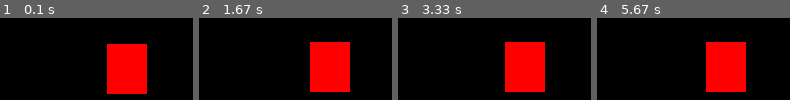
Above: before the commit, frames 1-4 (left to right).
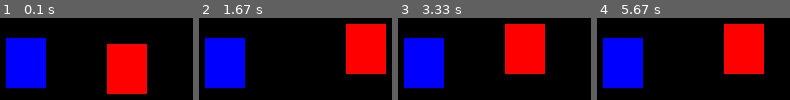
Above: after the commit, the same moments.

Repository: Anttonino/pygame-study
Game: pygame game, started from main.py
The game is run twice, just before and just after one commit, with the same random seed, the same clock (stepped at 60 frames per second) and the same inputs.
Inputs:
- Up to frame 1 (0.1 s): no input
- Up to frame 2 (1.67 s): hold D 0.33-0.8 s; hold W 0.83-1.13 s; hold D 1.17-1.63 s
- Up to frame 3 (3.33 s): hold A 1.67-2.2 s; hold S 2.23-2.53 s; hold A 2.57-2.97 s; hold W from 3 s (still down)
- Up to frame 4 (5.67 s): release W at 3.37 s; hold D 3.4-4.03 s; hold S 4.07-4.43 s; hold A 4.47-4.93 s; hold D 4.97-5.43 s; hold W from 5.47 s (still down)

The runs differ from the first frame. In frame 1, 13% of the frame differs, in the area x 3-24%, y 24-86%; in frame 2, 36%, in the area x 3-97%, y 7-91%; in frame 3, 22%; in frame 4, 29%.

Commit message:
:sparkles: feat: create new object with collision

Diff:
--- a/main.py
+++ b/main.py
@@ -1,8 +1,7 @@
 import pygame
-
 from pygame.locals import *
-
 from sys import exit
+from random import randint
 
 pygame.init ()
 
@@ -11,12 +10,15 @@
 x = width / 2
 y = height / 2
 
+x_obstacle = randint (40, 600)
+y_obstacle = randint (50, 430)
+
 screen = pygame.display.set_mode((width, height))
 pygame.display.set_caption('Display Config')
 clock = pygame.time.Clock()
 
 while True:
-    clock.tick(30)
+    clock.tick(60)
     screen.fill((0, 0, 0))
     for event in pygame.event.get ():
         if event.type == QUIT:
@@ -34,16 +36,19 @@
                 y += 1
         """
         if pygame.key.get_pressed()[K_a]:
-            x -= 1
+            x -= 10
         if pygame.key.get_pressed()[K_d]:
-            x += 1
+            x += 10
         if pygame.key.get_pressed()[K_w]:
-            y -= 1
+            y -= 10
         if pygame.key.get_pressed()[K_s]:
-            y += 1
+            y += 10
 
+    palyer = pygame.draw.rect(screen, (255,0,0), (x, y, 40,50))
+    obstacle = pygame.draw.rect(screen, (0,0,255), (x_obstacle, y_obstacle, 40,50))
 
-
-    pygame.draw.rect(screen, (255,0,0), (x, y, 40,50))
+    if palyer.colliderect (obstacle):
+        x_obstacle = randint(40, 600)
+        y_obstacle = randint(50, 430)
 
     pygame.display.update ()
